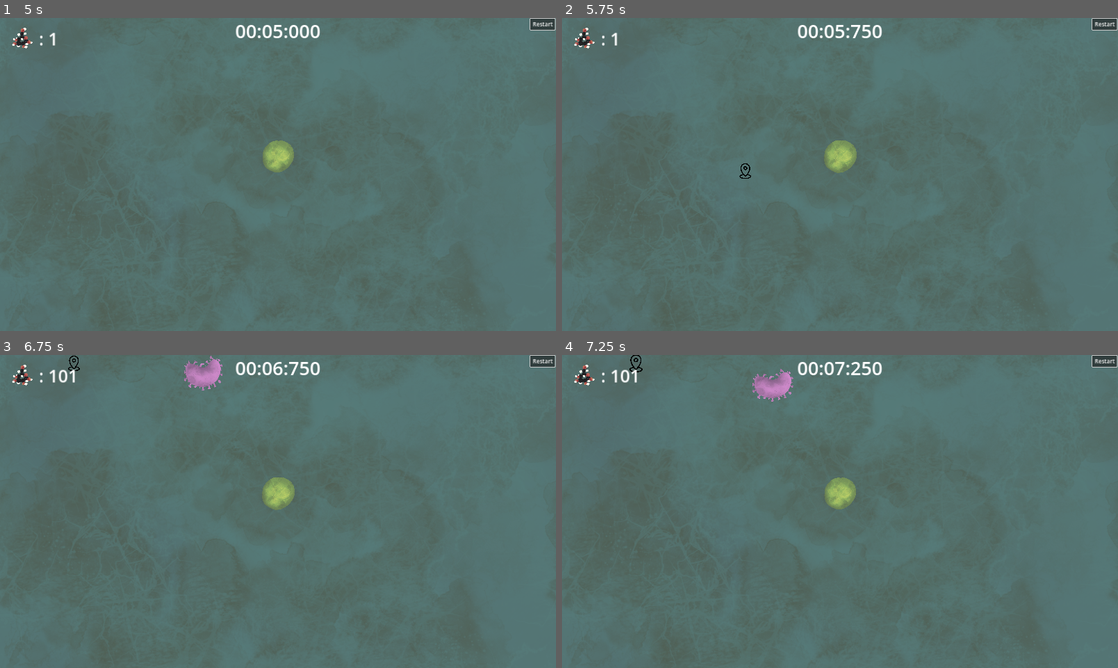
Above: before the commit, frames 1-4 (two rows, left to right).
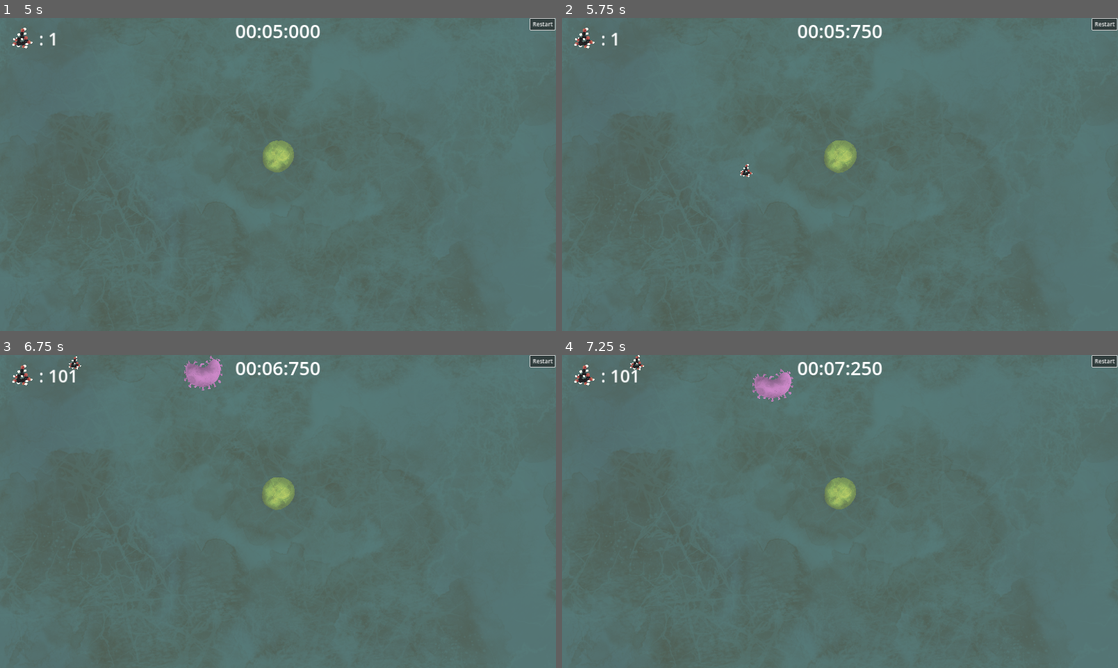
Above: after the commit, the same moments.

Repository: MarianPoirot/Gamejam-cellule
Game: Godot game, scene res://Scenes/main.tscn
The game is run twice, just before and just after one commit, with the same random seed, the same clock (stepped at 60 frames per second) and the same inputs.
Inputs (mouse positions are in pixels of both pictures, inside the frame that each line leads up to):
- Up to frame 1 (5 s): click "Restart" at 0.5 s; click "Restart" at 1.25 s; click "Restart" at 2 s; move the mouse to (278, 155) at 2.77 s; click (278, 155) at 2.92 s; move the mouse to (166, 190) at 3.52 s; click (166, 190) at 3.67 s; move the mouse to (544, 149) at 4.27 s; click (544, 149) at 4.42 s
- Up to frame 2 (5.75 s): move the mouse to (812, 237) at 5.02 s; click (812, 237) at 5.17 s
- Up to frame 3 (6.75 s): move the mouse to (183, 508) at 5.77 s; click (183, 508) at 5.92 s; move the mouse to (111, 464) at 6.52 s; click (111, 464) at 6.67 s
- Up to frame 4 (7.25 s): no input

Frame 1 is identical in both runs. In frame 2, less than 0.1% of the frame differs, in the area x 31-35%, y 46-52%; in frame 3, less than 0.1%; in frame 4, less than 0.1%, in the area x 12-15%, y 0-6%.

Commit message:
re-added glucose picture in pin

Diff:
--- a/Scenes/Pin.tscn
+++ b/Scenes/Pin.tscn
@@ -1,6 +1,6 @@
 [gd_scene load_steps=4 format=3 uid="uid://x5ljwa6kpnlf"]
 
-[ext_resource type="Texture2D" uid="uid://db373u41a6swg" path="res://Assets/pin.png" id="1_2ikcg"]
+[ext_resource type="Texture2D" uid="uid://rwxl8hi5r04e" path="res://Assets/Sprites/Sucre/sucre.png" id="2_6xlom"]
 [ext_resource type="Script" path="res://Scripts/Pin.gd" id="2_jejfx"]
 
 [sub_resource type="CapsuleShape2D" id="CapsuleShape2D_cpcgd"]
@@ -13,7 +13,7 @@
 
 [node name="Sprite" type="Sprite2D" parent="."]
 scale = Vector2(1e-05, 1e-05)
-texture = ExtResource("1_2ikcg")
+texture = ExtResource("2_6xlom")
 
 [node name="StaticBody2D" type="Area2D" parent="."]
 collision_layer = 4
